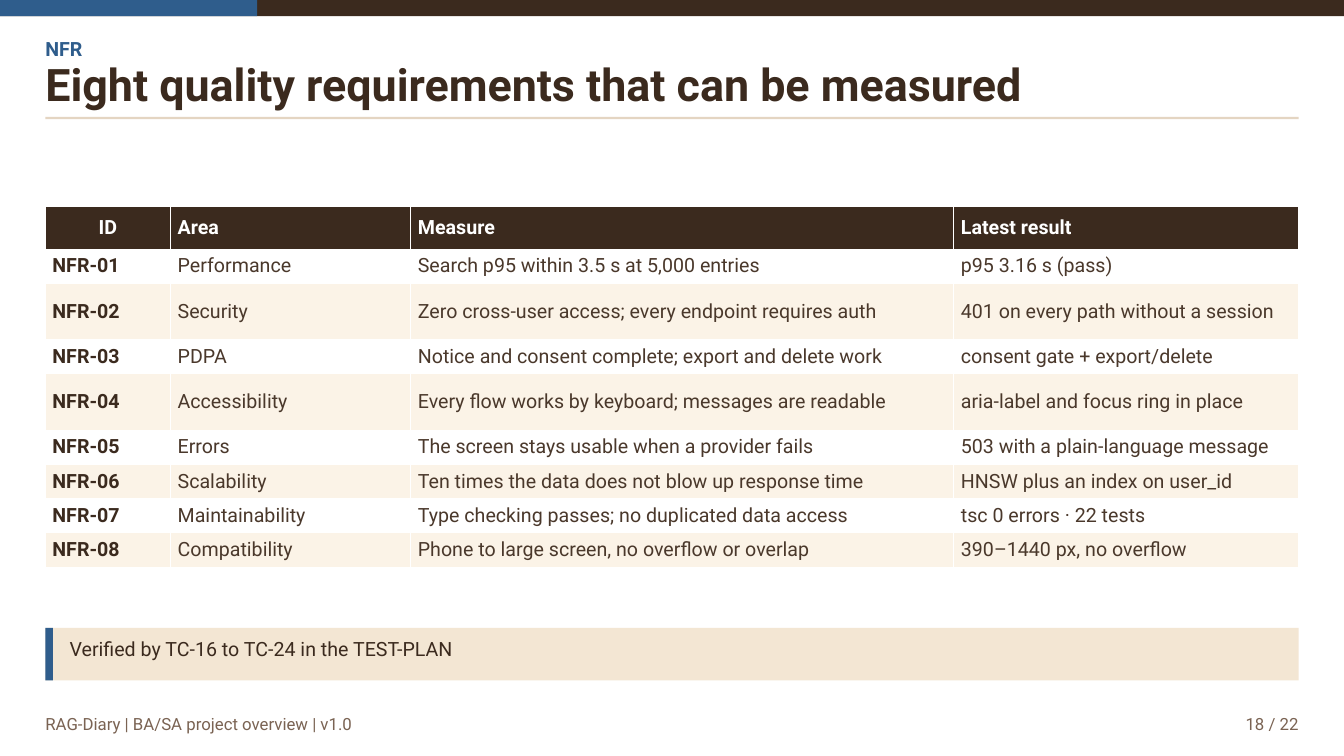
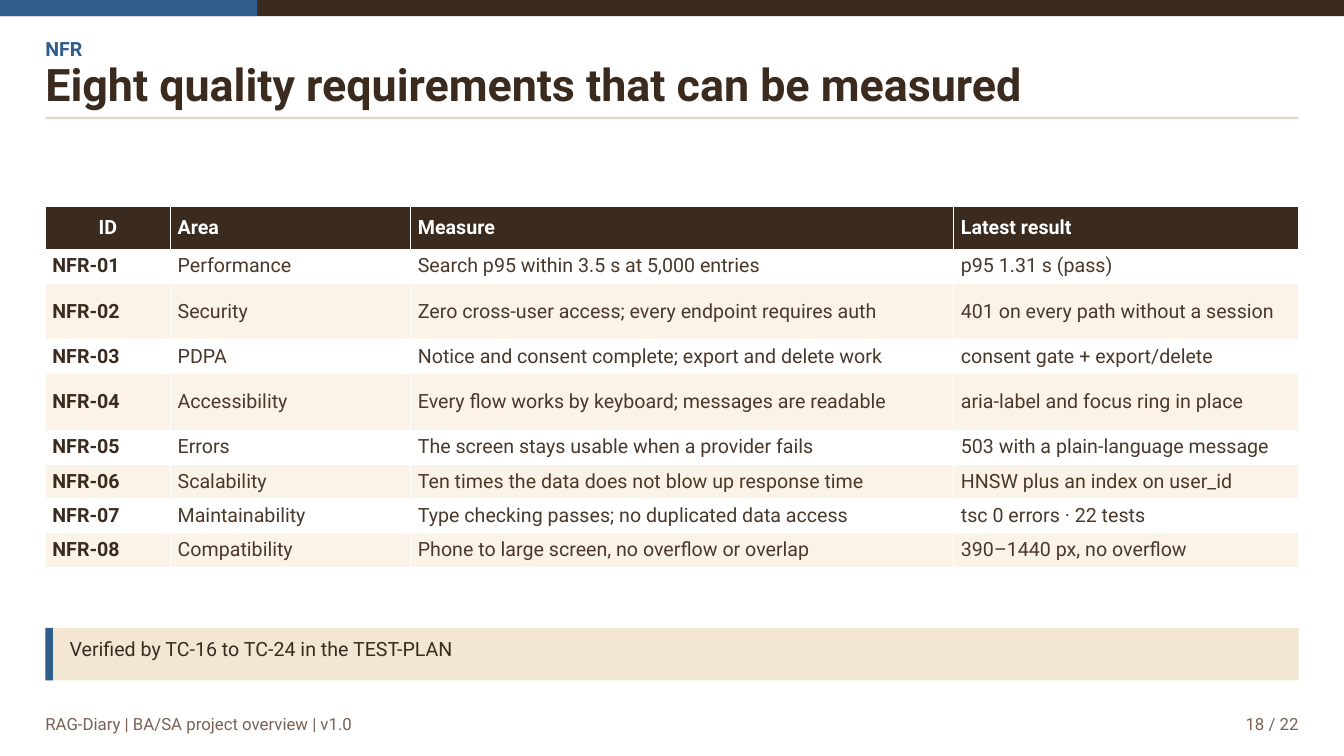
Before and after one commit to Zynin43839/oranut-blueprint, a slide deck: slide 18 of assets/media/deck-en.pptx. Drawn at 1344x756 pixels with LibreOffice and Linux fonts; fonts in the diff are those of the drawing. Boxes give left, top, right and bottom in pixels: in the first picture for what was removed or moved away, otherwise in the second. Text is boxed around its words. In the diff, an @@ line names an element or a change of style, - is before the commit and + after.

```diff
--- a/assets/media/deck-en.pptx
+++ b/assets/media/deck-en.pptx
@@ table at <box>45,207,1299,568</box> @@
-row 2, column 4: p95 3.16 s (pass)
+row 2, column 4: p95 1.31 s (pass)
```
Also in this commit, not shown: 1 other slide changed, 7 other files.
